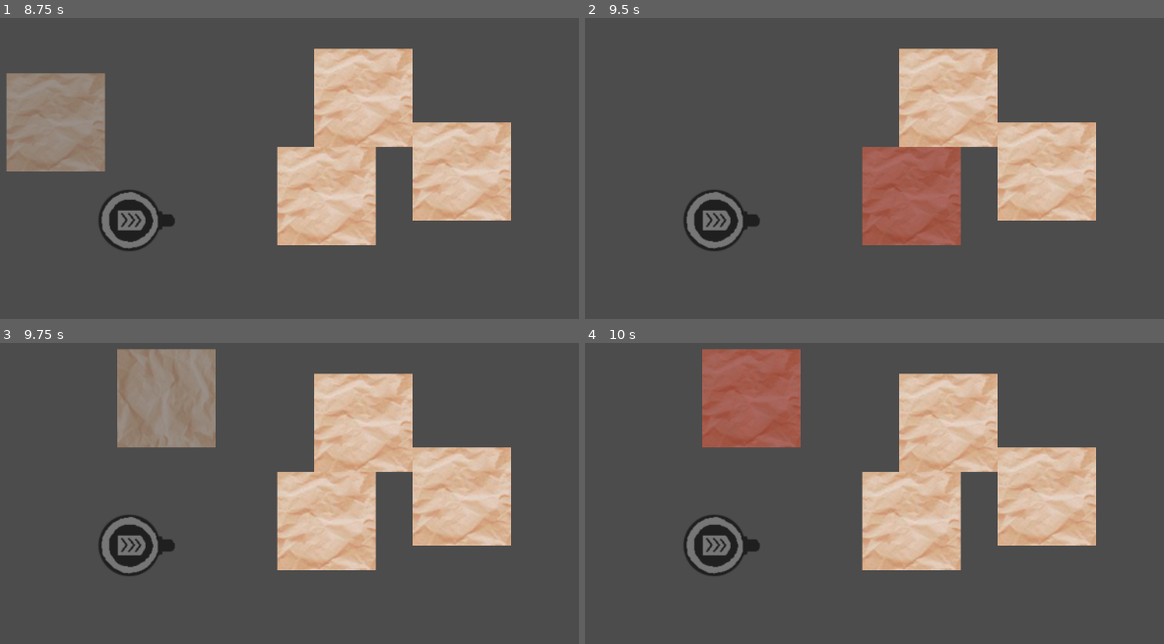
Above: before the commit, frames 1-4 (two rows, left to right).
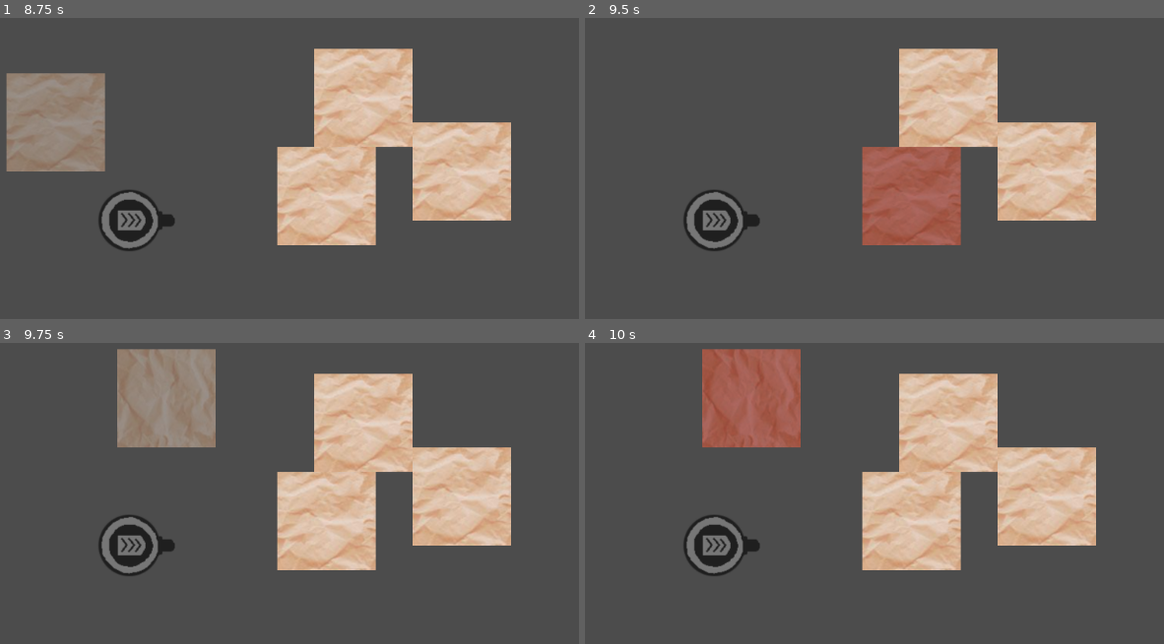
Above: after the commit, the same moments.

Repository: warriormaster12/SlimeNation
Game: Godot game, scene res://PhaseBuild/Root/Root.tscn
The game is run twice, just before and just after one commit, with the same random seed, the same clock (stepped at 60 frames per second) and the same inputs. The engine's default icon, where the game draws it, is replaced by a stand-in: a white triangle on a blue panel in a dark square.
Inputs (mouse positions are in pixels of both pictures, inside the frame that each line leads up to):
- Up to frame 1 (8.75 s): tap Enter at 0.5, 2, 3.5 s; move the mouse to (254, 291) at 0.52 s; press the mouse at (254, 291) at 0.53 s; tap Space at 1.25, 2.75, 4.25 s; move the mouse to (526, 267) at 1.27 s; release the mouse at (526, 267) at 1.28 s; click (526, 267) at 1.35 s; move the mouse to (57, 132) at 2.02 s; hold R (game_build_rotate_trap) 2.03-2.78 s; click (57, 132) at 2.3 s; move the mouse to (330, 198) at 2.77 s; tap Mouse wheel down (game_build_select_next_trap) at 2.85 s; click (330, 198) at 3.05 s; move the mouse to (173, 84) at 3.52 s; press the mouse at (173, 84) at 3.53 s; tap Mouse wheel up (game_build_select_prev_trap) at 3.6 s; move the mouse to (468, 177) at 4.27 s; release the mouse at (468, 177) at 4.28 s; tap 1 (game_build_select_trap_1) at 4.35 s; click (468, 177) at 4.55 s; move the mouse to (133, 222) at 5.02 s; hold 2 (game_build_select_trap_2) 5.03-5.78 s; click (133, 222) at 5.3 s; move the mouse to (370, 99) at 5.77 s; tap 3 (game_build_select_trap_3) at 5.85 s; click (370, 99) at 6.05 s; move the mouse to (254, 291) at 6.52 s; hold 4 (game_build_select_trap_4) 6.53-7.28 s; click (254, 291) at 6.8 s; move the mouse to (526, 267) at 7.27 s; tap 5 (game_build_select_trap_5) at 7.35 s; click (526, 267) at 7.55 s; move the mouse to (57, 132) at 8.02 s; press the mouse at (57, 132) at 8.03 s
- Up to frame 2 (9.5 s): move the mouse to (915, 198) at 8.77 s; release the mouse at (915, 198) at 8.78 s; click (915, 198) at 8.85 s
- Up to frame 3 (9.75 s): move the mouse to (173, 409) at 9.52 s; hold R (game_build_rotate_trap) from 9.53 s (still down)
- Up to frame 4 (10 s): keep holding R (game_build_rotate_trap); click (758, 409) at 9.8 s

Frames 1-3 are identical in both runs. In frame 4, 0.2% of the frame differs, in the area x 20-38%, y 2-34%.

Commit message:
fix: Set rotation on trap placement

Diff:
--- a/SlimeNation/PhaseBuild/Root/Builder.gd
+++ b/SlimeNation/PhaseBuild/Root/Builder.gd
@@ -37,6 +37,7 @@
 	var pos = _fit_to_cell(cursor_pos)
 	var node = nodeScene.instance()
 	node.position = pos
+	node.rotation = ghost_rotation_deg * PI / 180.0
 	container.add_child(node)
 	_log("Build '%s (id: %s)' at (%d, %d)" % [name, id, pos.x, pos.y])
 
